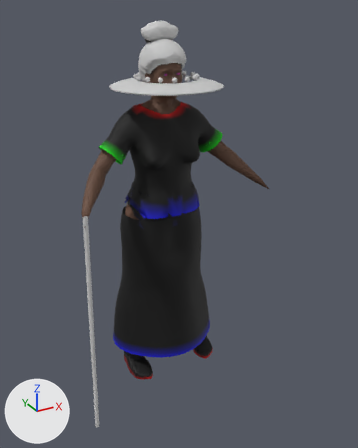
The glTF model app/public/jeux/humans/oldwoman.glb as it was, and as the next commit left it.
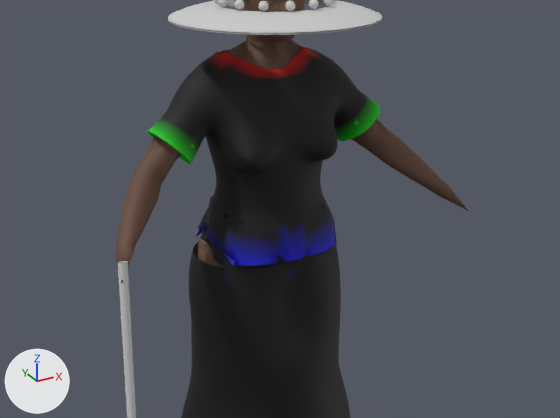
There are two pictures of each version: one whole from a 50 mm camera at (-0.987, -1.996, 1.706) aimed at (0.042, -0.124, 0.77), one close up on the part from 6% to 89% of the width and 17% to 67% of the height. The axes (+X, +Y, +Z) are drawn at lower left. The lights are the same throughout. The last two pictures show the newer version. Vertices at exactly the same position are counted once.

Names of what the first close-up shows: 'body', 'cane', 'dress_top', 'forearms', 'hat_brim', 'shirt', 'skirt' and 2 more.
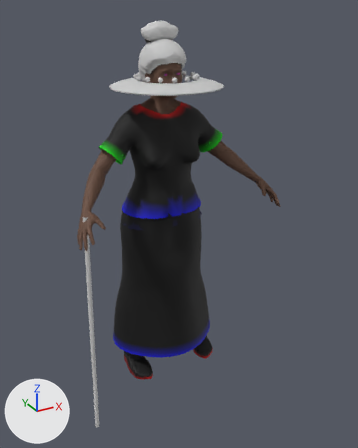
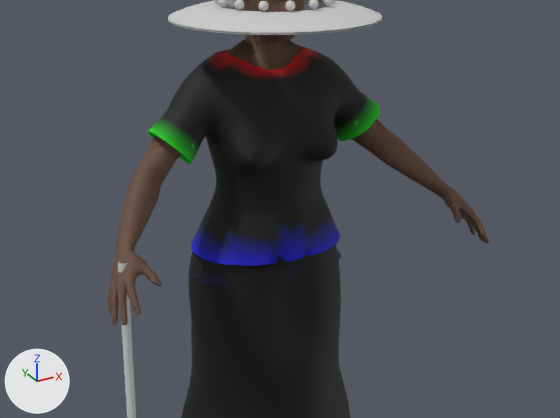
Pixel boxes (x1, y1, x2, y2) of what changed, in the close-ups (560 x 418 px; the box of a moved part takes in the faces that stretch with it):
'dress_top', reshaped: before (147, 45, 380, 266); after (147, 44, 380, 266)
'body', reshaped: before (115, 0, 468, 283); after (108, 0, 489, 325)
'shirt', reshaped (mostly hidden): before (191, 47, 359, 286); after (191, 48, 359, 287)
part 1 of me_body, built on: before (115, 242, 134, 283); after (108, 242, 162, 325)
part 2 of me_body, built on: before (439, 183, 468, 210); after (439, 183, 489, 243)
part 3 of me_body, moved or reshaped: before (225, 34, 302, 70); after (226, 34, 302, 70)
part 4 of me_dress_top, moved or reshaped: before (196, 206, 235, 265); after (191, 206, 233, 265)
part 5 of me_dress_top, moved or reshaped: before (325, 200, 337, 243); after (324, 199, 340, 243)
part 6 of me_dress_top, recoloured: before (201, 221, 207, 231); after (197, 222, 205, 243)
part 7 of me_shirt, moved or reshaped: before (204, 199, 332, 269); after (202, 247, 341, 286)
part 8 of me_shirt, recoloured: before (201, 196, 212, 240); after (192, 255, 206, 280)

The change, as a list of edits to the scene's bpy script:
```text
Change me_body:
    used by ob_body; location = (0.0, 0.0, 0.0)
    remove me_body.from_pydata(...)  # 4576 vertices, 8660 faces; spans x -0.457..0.455, y -0.264..0.088, z 0.068..1.557
    add me_body.from_pydata(...)  # 7769 vertices, 15046 faces; spans x -0.491..0.491, y -0.343..0.088, z 0.068..1.557
    me_body part 1: 2 vertices removed from x -0.457..-0.417, y -0.264..-0.24, z 0.909..0.964; 1598 vertices added at x -0.491..-0.383, y -0.343..-0.189, z 0.834..0.97
    me_body part 2: 1 vertex removed from x 0.455, y -0.263, z 0.912; 1598 vertices added at x 0.383..0.491, y -0.343..-0.189, z 0.834..0.97
    me_body part 3: 47 vertices removed from x -0.115..0.115, y -0.092..0.015, z 1.267..1.36; 47 vertices added at x -0.142..0.142, y -0.093..0.016, z 1.252..1.345
Change me_dress_top:
    where me_dress_top.from_pydata(...)  # 1702 vertices, 3268 faces; spans x -0.298..0.298, y -0.183..0.106, z 0.841..1.321
    used by ob_dress_top; location = (0.0, 0.0, 0.0)
    me_dress_top part 4: 26 of 1702 vertices moved; they spanned x -0.172..-0.064, y -0.111..0.075, z 0.841..0.964 and now span x -0.195..-0.129, y -0.115..0.073, z 0.841..0.932; mean shift (-0.024, -0.003, -0.031); largest move (-0.083, -0.021, 0.956) -> (-0.192, -0.063, 0.841)
    me_dress_top part 5: 26 of 1702 vertices moved; they spanned x 0.064..0.172, y -0.111..0.075, z 0.841..0.964 and now span x 0.13..0.195, y -0.115..0.073, z 0.841..0.932; mean shift (0.024, -0.003, -0.03); largest move (0.082, -0.021, 0.956) -> (0.192, -0.063, 0.841)
    me_dress_top part 6: 6 kept faces spanning x -0.18..0.18, y -0.059..0.002, z 0.874..0.91 get new vertex colours
Change me_shirt:
    where me_shirt.from_pydata(...)  # 1745 vertices, 3352 faces; spans x -0.274..0.274, y -0.177..0.11, z 0.781..1.321
    used by ob_shirt; location = (0.0, 0.0, 0.0)
    me_shirt part 7: 72 of 1745 vertices moved; they spanned x -0.166..0.165, y -0.134..0.077, z 0.781..0.969 and now span x -0.199..0.199, y -0.133..0.077, z 0.781..0.907; mean shift (0.0, 0.0, -0.05); largest move (-0.035, -0.064, 0.95) -> (-0.181, -0.094, 0.781)
    me_shirt part 8: 33 kept faces spanning x -0.199..0.199, y -0.07..0.072, z 0.781..0.876 get new vertex colours
```
